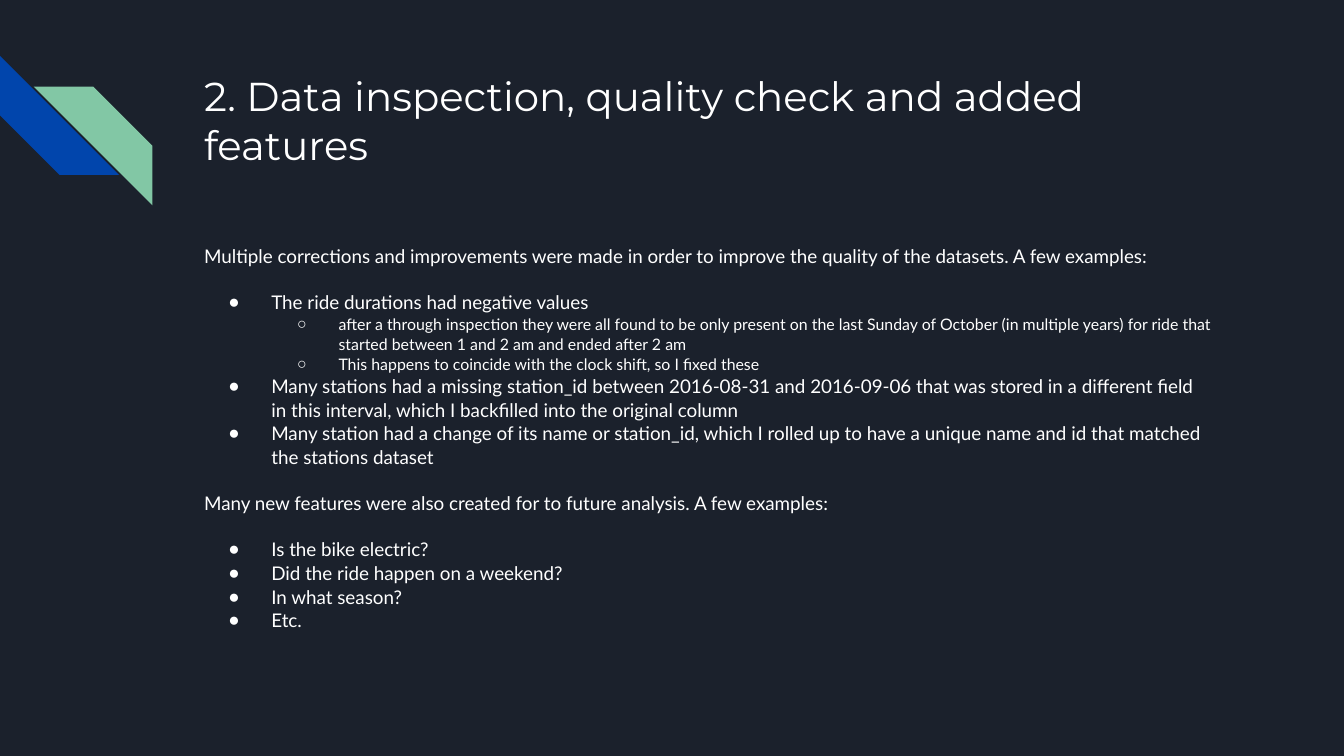
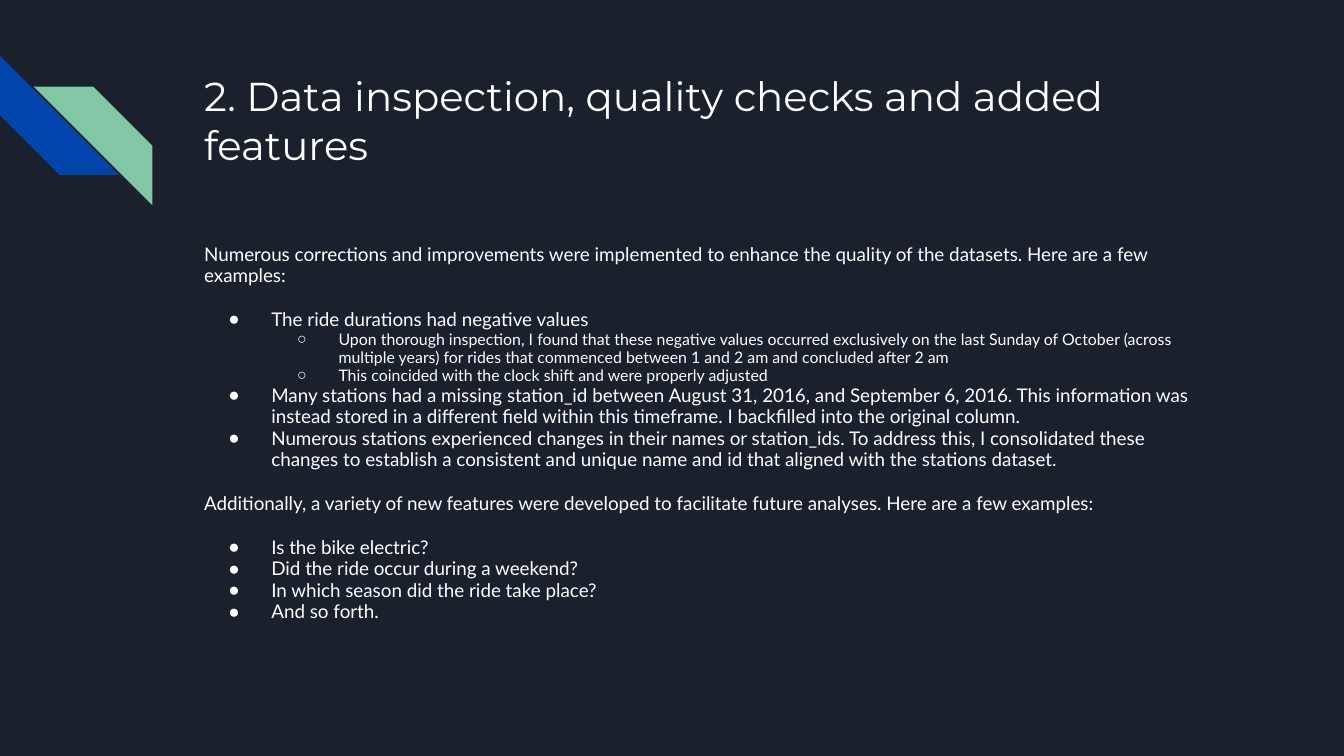
Before and after one commit to zsoltnyiri/zoe_take_home_test, a slide deck: slide 4 of Zoe - Take Home Task - Zsolt Nyiri.pptx. Drawn at 1344x756 pixels with LibreOffice and Linux fonts; fonts in the diff are those of the drawing. Boxes give left, top, right and bottom in pixels: in the first picture for what was removed or moved away, otherwise in the second. Text is boxed around its words. In the diff, an @@ line names an element or a change of style, - is before the commit and + after.

Commit message:
Add files via upload
fixed typos

```diff
--- a/Zoe - Take Home Task - Zsolt Nyiri.pptx
+++ b/Zoe - Take Home Task - Zsolt Nyiri.pptx
@@ title at (x1=204, y1=81, x2=1103, y2=161): text changed @@
-2. Data inspection, quality check and added features
+2. Data inspection, quality checks and added features
@@ text at (x1=204, y1=247, x2=1148, y2=286): text changed @@
-Multiple corrections and improvements were made in order to improve the quality of the datasets. A few examples:
+Numerous corrections and improvements were implemented to enhance the quality of the datasets. Here are a few examples:
@@ text at (x1=271, y1=312, x2=589, y2=554): line spacing 1.05 to 0.95 @@
@@ text at (x1=204, y1=333, x2=1188, y2=514): text changed @@
-  ○ after a through inspection they were all found to be only present on the last Sunday of October (in multiple years) for ride that started between 1 and 2 am and ended after 2 am
-  ○ This happens to coincide with the clock shift, so I fixed these
-● Many stations had a missing station_id between 2016-08-31 and 2016-09-06 that was stored in a different field in this interval, which I backfilled into the original column
-● Many station had a change of its name or station_id, which I rolled up to have a unique name and id that matched the stations dataset
-Many new features were also created for to future analysis. A few examples:
+  ○ Upon thorough inspection, I found that these negative values occurred exclusively on the last Sunday of October (across multiple years) for rides that commenced between 1 and 2 am and concluded after 2 am
+  ○ This coincided with the clock shift and were properly adjusted
+● Many stations had a missing station_id between August 31, 2016, and September 6, 2016. This information was instead stored in a different field within this timeframe. I backfilled into the original column.
+● Numerous stations experienced changes in their names or station_ids. To address this, I consolidated these changes to establish a consistent and unique name and id that aligned with the stations dataset.
+Additionally, a variety of new features were developed to facilitate future analyses. Here are a few examples:
@@ text at (x1=271, y1=561, x2=597, y2=618): text changed @@
-● Did the ride happen on a weekend?
-● In what season?
-● Etc.
+● Did the ride occur during a weekend?
+● In which season did the ride take place?
+● And so forth.
```
Also in this commit, not shown: 16 other slides changed, 3 slides added, 2 slides removed.
